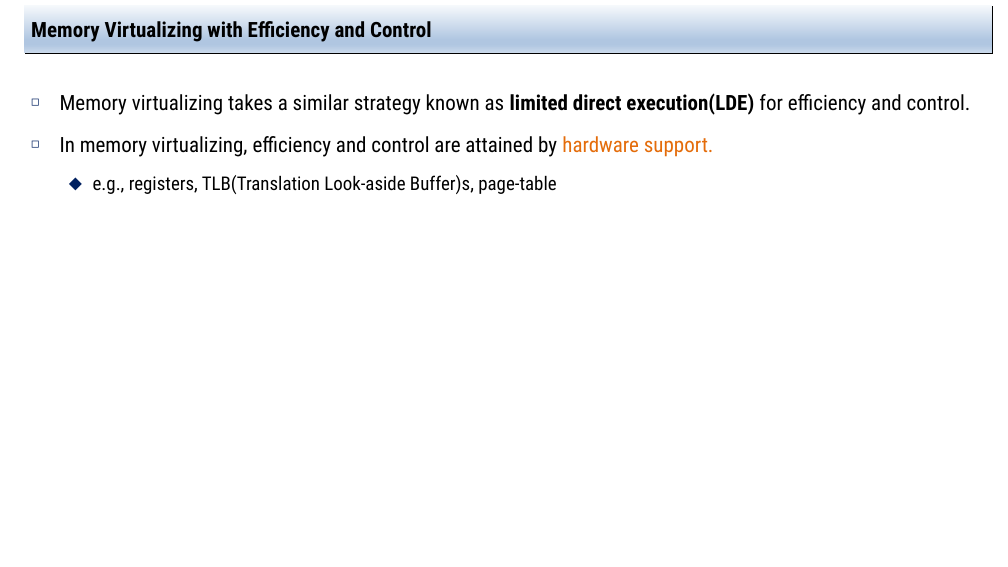
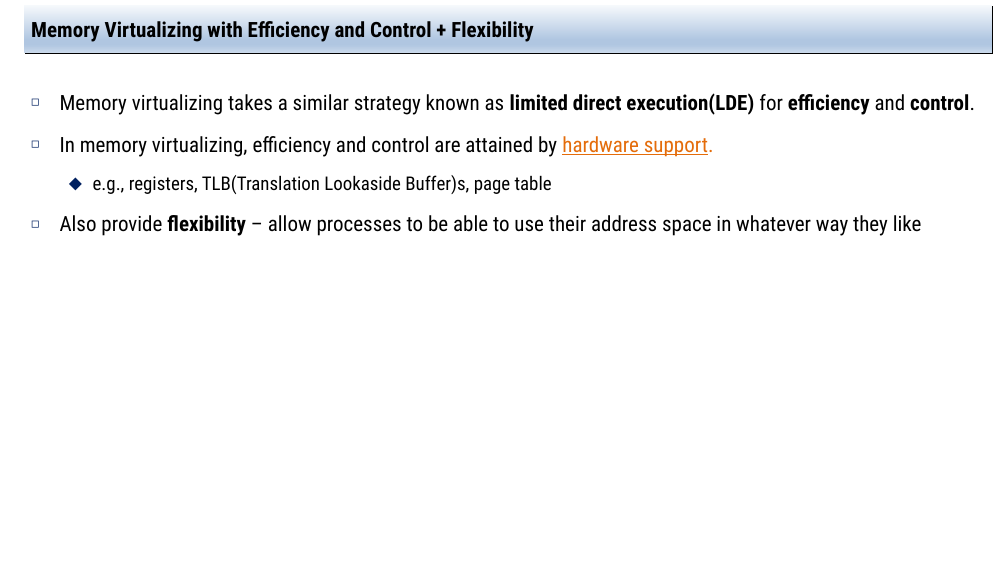
Before and after one commit to jachermocilla/extra-course-materials, a slide deck: slide 5 of cmsc125/ostep/slides/01.Virtualization/15.Address_Translation.pptx. Drawn at 1008x567 pixels with LibreOffice and Linux fonts; fonts in the diff are those of the drawing. Boxes give left, top, right and bottom in pixels: in the first picture for what was removed or moved away, otherwise in the second. Text is boxed around its words. In the diff, an @@ line names an element or a change of style, - is before the commit and + after.

```diff
--- a/cmsc125/ostep/slides/01.Virtualization/15.Address_Translation.pptx
+++ b/cmsc125/ostep/slides/01.Virtualization/15.Address_Translation.pptx
@@ title at (31, 17, 533, 42): text changed @@
-Memory Virtualizing with Efficiency and Control
+Memory Virtualizing with Efficiency and Control + Flexibility
@@ text at (60, 93, 975, 157): bold on in "efficiency control."; underline on in "hardware support." @@
@@ text at (60, 175, 922, 236): text changed; size 18 to 20 pt @@
-  ⬥ e.g., registers, TLB(Translation Look-aside Buffer)s, page-table
+  ⬥ e.g., registers, TLB(Translation Lookaside Buffer)s, page table
+◻ Also provide flexibility – allow processes to be able to use their address space in whatever way they like
```
Also in this commit, not shown: 10 other slides changed, 4 slides added, 1 other file.
